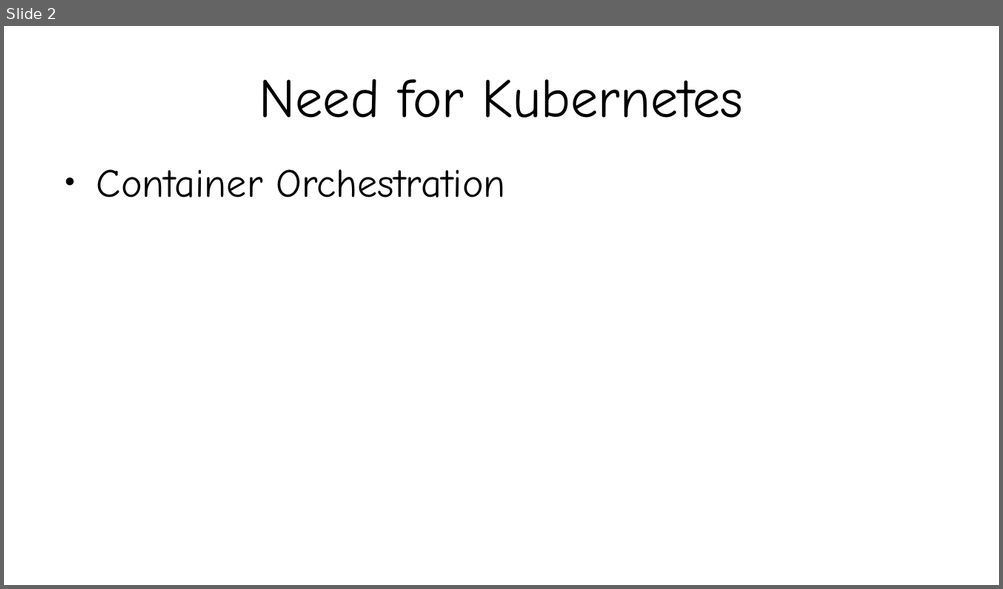
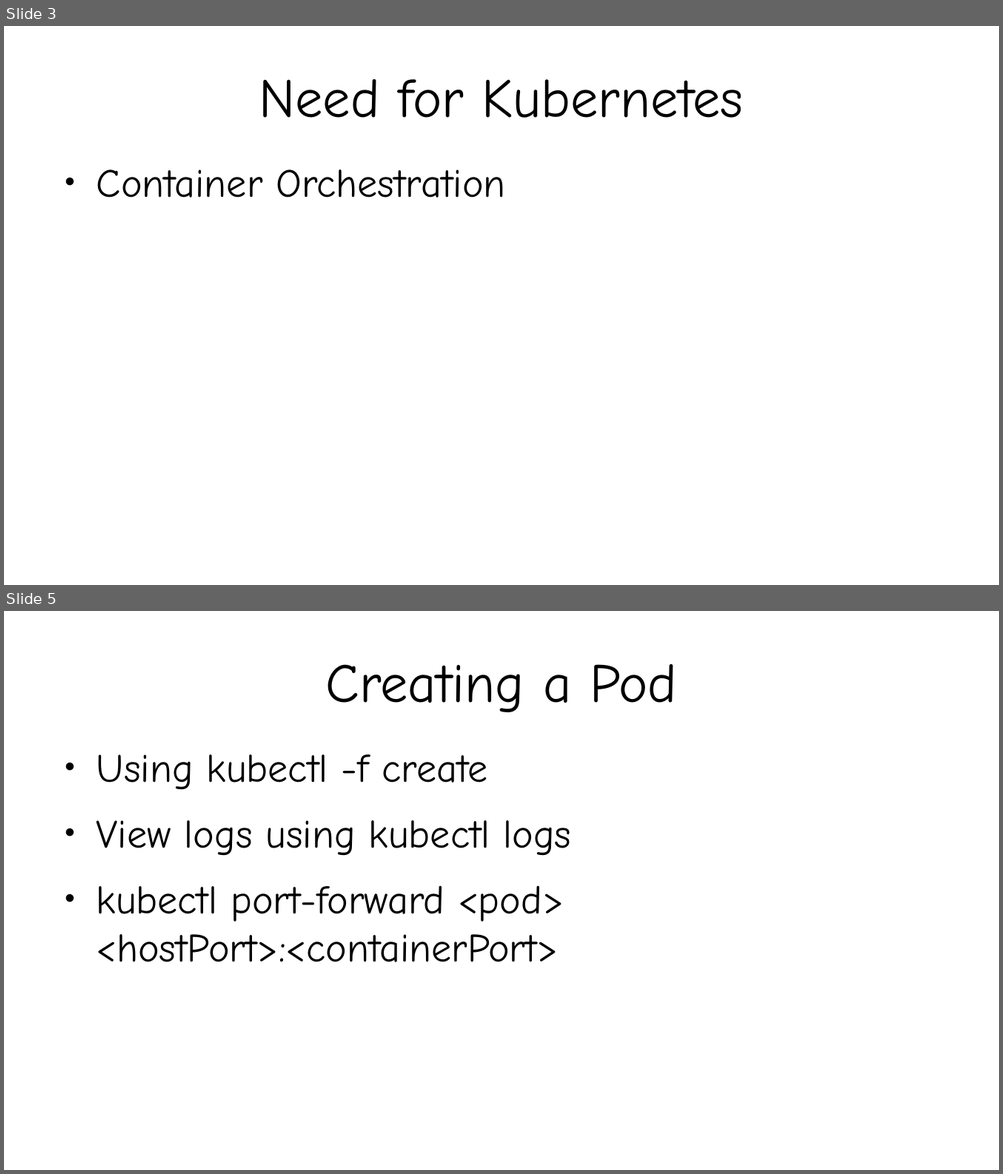
Before and after one commit to kislaykishore/microservices, a slide deck: Kubernetes.odp. Shown one above the other, each under a label of ours: slide 2 before the commit, slides 3 and 5 after it; the slides between them are not shown. The pictures are 1003x589 and 1003x1174 pixels, drawn with LibreOffice and Linux fonts; fonts in the diff are those of the drawing. Boxes give left, top, right and bottom in pixels: in the first picture for what was removed or moved away, otherwise in the second. Text is boxed around its words. In the diff, an @@ line names an element or a change of style, - is before the commit and + after.

```diff
--- a/Kubernetes.odp
+++ b/Kubernetes.odp
@@ slide 5 added at bbox=[4, 611, 999, 1170], background #FFFFFF @@
@@ title added at bbox=[326, 664, 677, 712], 44 pt, text #000000 @@
+Creating a Pod
@@ text added at bbox=[96, 755, 572, 963], 32 pt, text #000000 @@
+● Using kubectl -f create
+● View logs using kubectl logs
+● kubectl port-forward <pod> <hostPort>:<containerPort>
@@ what was slide 2 is now slide 3 @@
```
Also in this commit, not shown: 1 slide changed, 7 other slides added, 5 other files.
